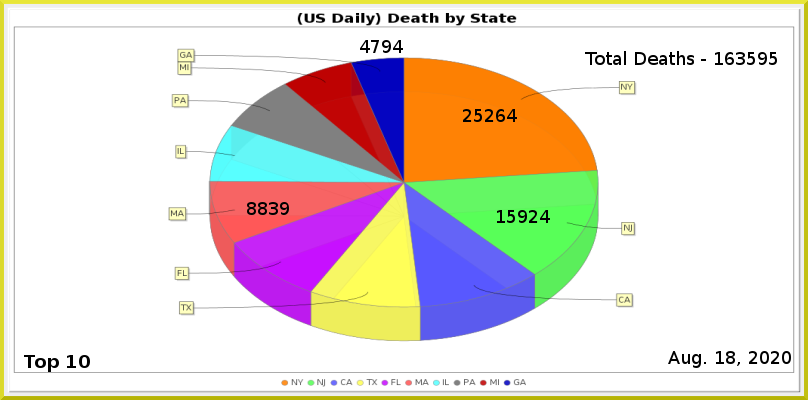
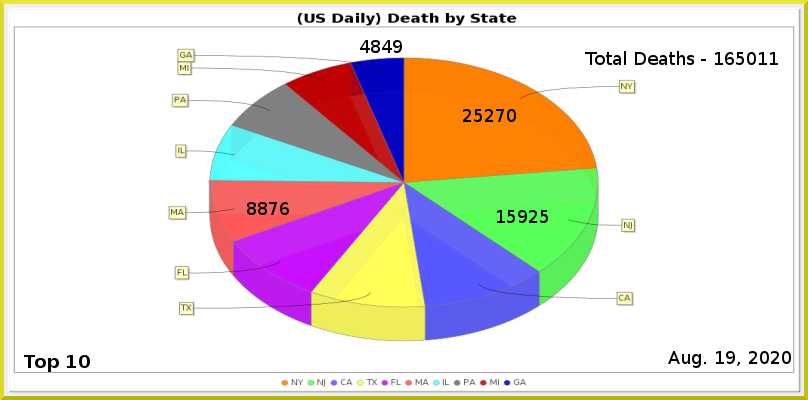
Layered file, before and after one edit (808 × 400). Changes by layer:
painted on "Least" over [371, 40, 403, 53]
painted on "MA" over [269, 202, 289, 215]
painted on "NJ" over [540, 210, 550, 223]
painted on "NY" over [496, 109, 517, 122]
renamed "Total Deaths - 163595" to "Total Deaths - 165011", painted on it over [736, 52, 778, 65]
painted on "Current Date" over [726, 351, 735, 364]
painted on "Death_by_State.png" over [168, 48, 637, 342]
